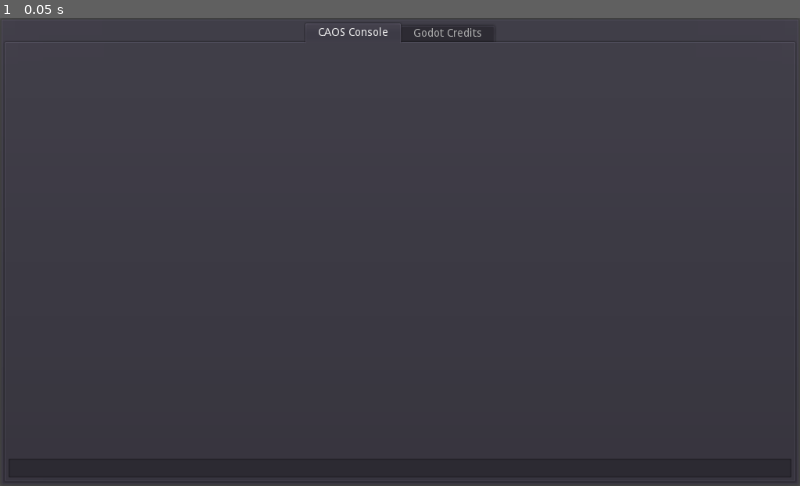
Above: before the commit, frame 1.
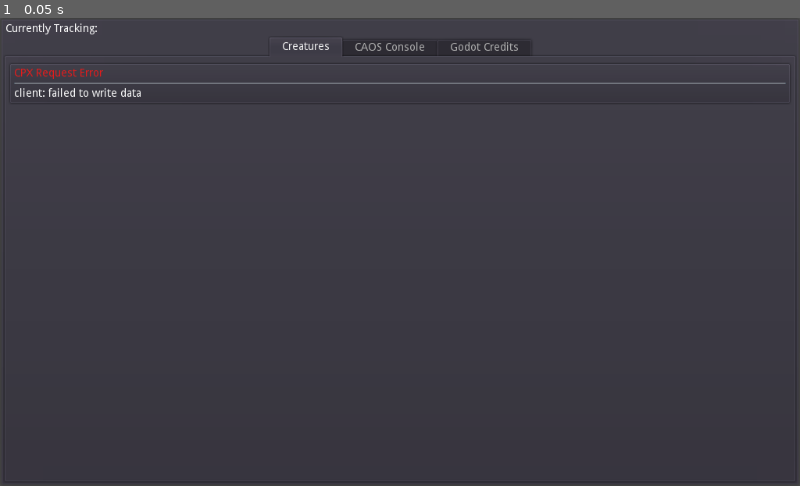
Above: after the commit, the same moment.

Repository: 20kdc/c3ds-projects
Game: Godot game, scene res://entry.tscn
Same seed, same stepped clock (60 frames per second), same inputs: the game is played once before the commit and once after it.
Inputs:
- Up to frame 1 (0.05 s): no input

The runs differ from the first frame. In frame 1, 0.9% of the frame differs, in the area x 0-99%, y 1-99%.

Commit message:
CMGD: Creature selection

Diff:
--- a/creature-monitor-gd/caos_console/caos_console.gd
+++ b/creature-monitor-gd/caos_console/caos_console.gd
@@ -10,8 +10,7 @@
 func _process(_delta):
 	if current_request != null:
 		if current_request.poll():
-			var text = current_request.result.get_string_from_ascii()
-			text = text.strip_edges()
+			var text: String = current_request.result_str()
 			if current_request.result_code != 0:
 				rtl.push_color(Color.tomato)
 				rtl.push_italics()
@@ -28,9 +27,8 @@
 func _on_TextEdit_text_entered(new_text):
 	if current_request != null:
 		return
-	var req = ("execute\n" + new_text + "\u0000").to_utf8()
 	rtl.push_color(Color.blanchedalmond)
 	rtl.add_text("> " + new_text)
 	rtl.pop()
 	rtl.newline()
-	current_request = CPXRequest.new(req)
+	current_request = CPXRequest.new(CPXRequest.from_caos(new_text))
--- /dev/null
+++ b/creature-monitor-gd/creature_list/creature_list.gd
@@ -0,0 +1,73 @@
+extends Control
+
+var req: CPXRequest
+
+onready var controls: Dictionary = {}
+onready var errorbox = $entries/CPXErrorBox
+onready var entries = $entries
+
+func _ready():
+	pass
+
+func _process(_delta):
+	if req != null:
+		if req.poll():
+			errorbox.update_from(req)
+			if req.result_code == 0:
+				# collate information
+				var lines = req.result_str().split("\n")
+				var base_size = 1
+				var norn = lines[0]
+				var info = {}
+				# collate mapped information
+				var entry_size = 5
+				var ejr = range(entry_size)
+				for i in range((len(lines) - base_size) / entry_size):
+					var base = (i * entry_size) + base_size
+					var total = []
+					for j in ejr:
+						total.push_back(lines[base + j])
+					info[total[0]] = total
+				update_ui(norn, info)
+			req = null
+
+func update_ui(norn: String, infos: Dictionary):
+	# Remove old controls
+	for k in controls.keys():
+		if not infos.has(k):
+			var c: Control = controls[k]
+			c.queue_free()
+			controls.erase(k)
+	var names_keys = infos.keys()
+	# Add new controls
+	for k in names_keys:
+		if not controls.has(k):
+			var c: Control = preload("norn.tscn").instance()
+			entries.add_child(c)
+			controls[k] = c
+	# Update
+	for k in names_keys:
+		controls[k].update_norn(k, norn, infos[k])
+
+func _on_VisibilityUpdateTimer_do_update():
+	if req != null:
+		return
+	req = CPXRequest.new(CPXRequest.from_caos("""
+		targ norn
+		doif targ ne null
+			outs gtos 0
+		endi
+		outs "\\n"
+		enum 4 0 0
+			outs gtos 0
+			outs "\\n"
+			outs hist name gtos 0
+			outs "\\n"
+			outv gnus
+			outs "\\n"
+			outv spcs
+			outs "\\n"
+			outv cage
+			outs "\\n"
+		next
+	"""))
--- /dev/null
+++ b/creature-monitor-gd/creature_list/creature_list.tscn
@@ -0,0 +1,28 @@
+[gd_scene load_steps=4 format=2]
+
+[ext_resource path="res://lib/visibility_update_timer.gd" type="Script" id=1]
+[ext_resource path="res://creature_list/creature_list.gd" type="Script" id=2]
+[ext_resource path="res://lib/cpx_error_box.tscn" type="PackedScene" id=3]
+
+[node name="sc" type="ScrollContainer"]
+margin_right = 1016.0
+margin_bottom = 564.0
+size_flags_vertical = 3
+script = ExtResource( 2 )
+
+[node name="entries" type="VBoxContainer" parent="."]
+margin_right = 1016.0
+size_flags_horizontal = 3
+
+[node name="CPXErrorBox" parent="entries" instance=ExtResource( 3 )]
+visible = false
+anchor_right = 0.0
+anchor_bottom = 0.0
+margin_right = 280.0
+margin_bottom = 139.0
+
+[node name="VisibilityUpdateTimer" type="Node" parent="."]
+script = ExtResource( 1 )
+interval = 2.0
+
+[connection signal="do_update" from="VisibilityUpdateTimer" to="." method="_on_VisibilityUpdateTimer_do_update"]
--- /dev/null
+++ b/creature-monitor-gd/creature_list/norn.gd
@@ -0,0 +1,21 @@
+extends Control
+
+var cc_moniker = ""
+var cc_name = ""
+
+func _ready():
+	$ipc/hb/moniker.connect("pressed", self, "_pressed")
+
+func _pressed():
+	CM2Globals.set_current_creature(cc_moniker, cc_name)
+
+func update_norn(k: String, norn: String, infos: Array):
+	if k == norn:
+		add_stylebox_override("panel", preload("selected_norn.tres"))
+	else:
+		add_stylebox_override("panel", preload("not_selected_norn.tres"))
+	var ag = "Agent Help 4 " + infos[2] + " " + infos[3]
+	$ipc/hb/moniker.text = k
+	$ipc/hb/detail.text = infos[1] + "\n" + CatalogueTracker.lookup(ag, 0) + "\n" + CatalogueTracker.lookup("creature_history_life_stage", int(infos[4]))
+	cc_moniker = k
+	cc_name = infos[1]
--- /dev/null
+++ b/creature-monitor-gd/creature_list/norn.tscn
@@ -0,0 +1,37 @@
+[gd_scene load_steps=2 format=2]
+
+[ext_resource path="res://creature_list/norn.gd" type="Script" id=1]
+
+[node name="Control" type="PanelContainer"]
+anchor_right = 1.0
+anchor_bottom = 1.0
+script = ExtResource( 1 )
+
+[node name="ipc" type="PanelContainer" parent="."]
+margin_left = 7.0
+margin_top = 7.0
+margin_right = 1017.0
+margin_bottom = 593.0
+
+[node name="hb" type="HBoxContainer" parent="ipc"]
+margin_left = 7.0
+margin_top = 7.0
+margin_right = 1003.0
+margin_bottom = 579.0
+
+[node name="detail" type="Label" parent="ipc/hb"]
+margin_top = 279.0
+margin_right = 492.0
+margin_bottom = 293.0
+size_flags_horizontal = 3
+
+[node name="VSeparator" type="VSeparator" parent="ipc/hb"]
+margin_left = 496.0
+margin_right = 500.0
+margin_bottom = 572.0
+
+[node name="moniker" type="Button" parent="ipc/hb"]
+margin_left = 504.0
+margin_right = 996.0
+margin_bottom = 572.0
+size_flags_horizontal = 3
--- /dev/null
+++ b/creature-monitor-gd/creature_list/not_selected_norn.tres
@@ -0,0 +1,4 @@
+[gd_resource type="StyleBoxFlat" format=2]
+
+[resource]
+bg_color = Color( 0.6, 0.6, 0.6, 0 )
--- /dev/null
+++ b/creature-monitor-gd/creature_list/selected_norn.tres
@@ -0,0 +1,8 @@
+[gd_resource type="StyleBoxFlat" format=2]
+
+[resource]
+bg_color = Color( 0.615686, 0.172549, 0.172549, 1 )
+corner_radius_top_left = 4
+corner_radius_top_right = 4
+corner_radius_bottom_right = 4
+corner_radius_bottom_left = 4
--- /dev/null
+++ b/creature-monitor-gd/current_track.gd
@@ -0,0 +1,11 @@
+extends Label
+
+func _ready():
+	CM2Globals.connect("target_creature_changed", self, "_tcc")
+	_tcc()
+
+func _tcc():
+	if CM2Globals.target_creature_moniker != "":
+		text = CM2Globals.target_creature_name + " (" + CM2Globals.target_creature_moniker + ")"
+	else:
+		text = ""
--- a/creature-monitor-gd/entry.tscn
+++ b/creature-monitor-gd/entry.tscn
@@ -1,19 +1,52 @@
-[gd_scene load_steps=3 format=2]
+[gd_scene load_steps=5 format=2]
 
 [ext_resource path="res://caos_console/caos_console.tscn" type="PackedScene" id=1]
 [ext_resource path="res://credits/third_party.tscn" type="PackedScene" id=2]
+[ext_resource path="res://creature_list/creature_list.tscn" type="PackedScene" id=3]
+[ext_resource path="res://current_track.gd" type="Script" id=4]
 
 [node name="Control" type="PanelContainer"]
 anchor_right = 1.0
 anchor_bottom = 1.0
 
-[node name="TabContainer" type="TabContainer" parent="."]
+[node name="VBoxContainer" type="VBoxContainer" parent="."]
 margin_left = 7.0
 margin_top = 7.0
 margin_right = 1017.0
 margin_bottom = 593.0
 
-[node name="CAOS Console" parent="TabContainer" instance=ExtResource( 1 )]
+[node name="HBoxContainer" type="HBoxContainer" parent="VBoxContainer"]
+margin_right = 1010.0
+margin_bottom = 14.0
 
-[node name="Godot Credits" parent="TabContainer" instance=ExtResource( 2 )]
+[node name="Label" type="Label" parent="VBoxContainer/HBoxContainer"]
+margin_right = 118.0
+margin_bottom = 14.0
+text = "Currently Tracking:"
+
+[node name="current_track" type="Label" parent="VBoxContainer/HBoxContainer"]
+margin_left = 122.0
+margin_right = 140.0
+margin_bottom = 14.0
+text = "???"
+script = ExtResource( 4 )
+
+[node name="TabContainer" type="TabContainer" parent="VBoxContainer"]
+margin_top = 18.0
+margin_right = 1010.0
+margin_bottom = 586.0
+size_flags_vertical = 3
+
+[node name="Creatures" parent="VBoxContainer/TabContainer" instance=ExtResource( 3 )]
+anchor_right = 1.0
+anchor_bottom = 1.0
+margin_left = 4.0
+margin_top = 32.0
+margin_right = -4.0
+margin_bottom = -4.0
+
+[node name="CAOS Console" parent="VBoxContainer/TabContainer" instance=ExtResource( 1 )]
 visible = false
+
+[node name="Godot Credits" parent="VBoxContainer/TabContainer" instance=ExtResource( 2 )]
+visible = false
--- /dev/null
+++ b/creature-monitor-gd/lib/catalogue_tracker.gd
@@ -0,0 +1,36 @@
+extends Node
+
+var req: CPXRequest
+var req_cache_id = ""
+onready var catalogue_cache = {}
+onready var catalogue_queued = {}
+onready var catalogue_lookup_queue_commands = []
+onready var catalogue_lookup_queue_ids = []
+
+func _process(_delta):
+	if req != null:
+		if req.poll():
+			if req.result_code == 0:
+				catalogue_cache[req_cache_id] = req.result_str()
+			req = null
+			check_lookup_queue()
+
+func check_lookup_queue():
+	if req != null:
+		return
+	if len(catalogue_lookup_queue_commands) > 0:
+		var cmd = catalogue_lookup_queue_commands.pop_front()
+		req = CPXRequest.new(CPXRequest.from_caos(cmd))
+		req_cache_id = catalogue_lookup_queue_ids.pop_front()
+
+func lookup(name: String, index: int):
+	var cache_id = name + ":" + str(index)
+	if catalogue_cache.has(cache_id):
+		return catalogue_cache[cache_id]
+	if catalogue_queued.has(cache_id):
+		return cache_id
+	catalogue_lookup_queue_commands.push_back("outs read \"" + name + "\" " + str(index))
+	catalogue_lookup_queue_ids.push_back(cache_id)
+	catalogue_queued[cache_id] = true
+	check_lookup_queue()
+	return cache_id
--- /dev/null
+++ b/creature-monitor-gd/lib/cm2_globals.gd
@@ -0,0 +1,11 @@
+extends Node
+
+signal target_creature_changed()
+
+var target_creature_moniker = ""
+var target_creature_name = ""
+
+func set_current_creature(moniker, name):
+	target_creature_moniker = moniker
+	target_creature_name = name
+	emit_signal("target_creature_changed")
--- /dev/null
+++ b/creature-monitor-gd/lib/cpx_error_box.gd
@@ -0,0 +1,7 @@
+class_name CPXErrorBox
+extends PanelContainer
+
+func update_from(req: CPXRequest):
+	visible = req.result_code != 0
+	if visible:
+		$vbox/label.text = req.result_str()
--- /dev/null
+++ b/creature-monitor-gd/lib/cpx_error_box.tscn
@@ -0,0 +1,44 @@
+[gd_scene load_steps=2 format=2]
+
+[ext_resource path="res://lib/cpx_error_box.gd" type="Script" id=1]
+
+[node name="CPXErrorBox" type="PanelContainer"]
+anchor_right = 1.0
+anchor_bottom = 1.0
+size_flags_horizontal = 3
+size_flags_vertical = 3
+script = ExtResource( 1 )
+
+[node name="vbox" type="VBoxContainer" parent="."]
+margin_left = 7.0
+margin_top = 7.0
+margin_right = 1017.0
+margin_bottom = 593.0
+size_flags_horizontal = 3
+size_flags_vertical = 3
+
+[node name="header" type="Label" parent="vbox"]
+margin_right = 1010.0
+margin_bottom = 14.0
+size_flags_horizontal = 3
+size_flags_vertical = 5
+custom_colors/font_color = Color( 0.894118, 0.109804, 0.109804, 1 )
+text = "CPX Request Error"
+
+[node name="HSeparator" type="HSeparator" parent="vbox"]
+margin_top = 18.0
+margin_right = 1010.0
+margin_bottom = 22.0
+
+[node name="label" type="Label" parent="vbox"]
+margin_top = 26.0
+margin_right = 1010.0
+margin_bottom = 586.0
+size_flags_horizontal = 3
+size_flags_vertical = 7
+text = "Wow, you sure weren't meant to see this!
+Even for an error dialog!
+Maybe you're in the editor!
+Or maybe, just maybe, I screwed up.
+
+...Perish the thought!"
--- a/creature-monitor-gd/lib/cpx_request.gd
+++ b/creature-monitor-gd/lib/cpx_request.gd
@@ -19,6 +19,15 @@
 	spt.put_32(len(request))
 	if spt.put_data(request) != OK:
 		_internal_error("client: failed to write data")
+
+static func from_caos(text: String) -> PoolByteArray:
+	return ("execute\n" + text + "\u0000").to_utf8()
+
+func result_str() -> String:
+	var text: String = result.get_string_from_ascii()
+	if text.ends_with("\u0000"):
+		text = text.substr(0, len(text) - 1)
+	return text
 
 func _internal_error(text: String):
 	result = (text + "\u0000").to_utf8()
--- /dev/null
+++ b/creature-monitor-gd/lib/visibility_update_timer.gd
@@ -0,0 +1,25 @@
+class_name VisibilityUpdateTimer
+extends Node
+
+signal do_update()
+
+onready var parent_ci: CanvasItem = get_parent()
+
+export var interval = 1.0
+
+var time_counter = 0.0
+var was_visible_in_tree = false
+
+func _process(delta):
+	if parent_ci.is_visible_in_tree():
+		if not was_visible_in_tree:
+			emit_signal("do_update")
+		was_visible_in_tree = true
+		time_counter += delta
+		if time_counter >= interval:
+			# we don't need it to be that precise
+			time_counter = 0.0
+			emit_signal("do_update")
+	else:
+		time_counter = 0.0
+		was_visible_in_tree = false
--- a/creature-monitor-gd/project.godot
+++ b/creature-monitor-gd/project.godot
@@ -9,19 +9,41 @@
 config_version=4
 
 _global_script_classes=[ {
+"base": "PanelContainer",
+"class": "CPXErrorBox",
+"language": "GDScript",
+"path": "res://lib/cpx_error_box.gd"
+}, {
 "base": "Reference",
 "class": "CPXRequest",
 "language": "GDScript",
 "path": "res://lib/cpx_request.gd"
+}, {
+"base": "Node",
+"class": "VisibilityUpdateTimer",
+"language": "GDScript",
+"path": "res://lib/visibility_update_timer.gd"
 } ]
 _global_script_class_icons={
-"CPXRequest": ""
+"CPXErrorBox": "",
+"CPXRequest": "",
+"VisibilityUpdateTimer": ""
 }
 
 [application]
 
 config/name="creature-monitor"
 run/main_scene="res://entry.tscn"
+
+[autoload]
+
+CM2Globals="*res://lib/cm2_globals.gd"
+CatalogueTracker="*res://lib/catalogue_tracker.gd"
+
+[debug]
+
+gdscript/warnings/return_value_discarded=false
+gdscript/warnings/integer_division=false
 
 [gui]
 
